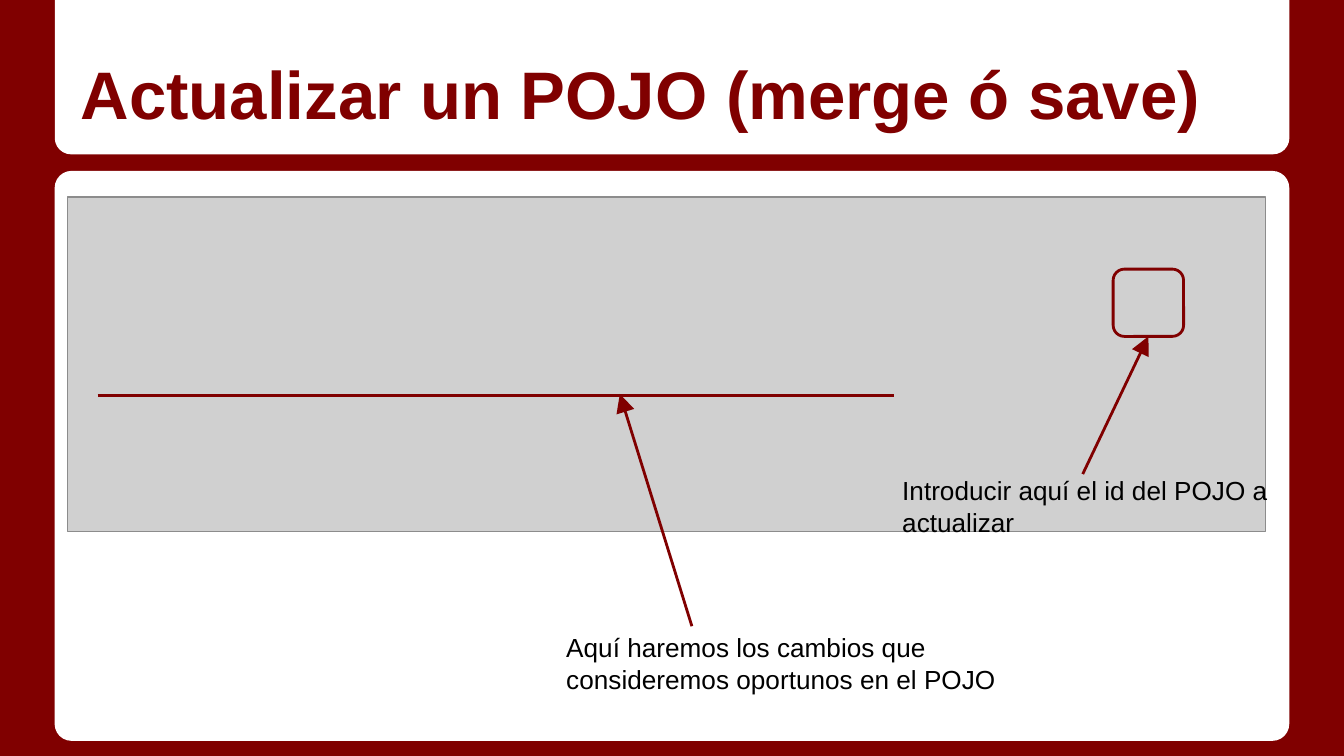
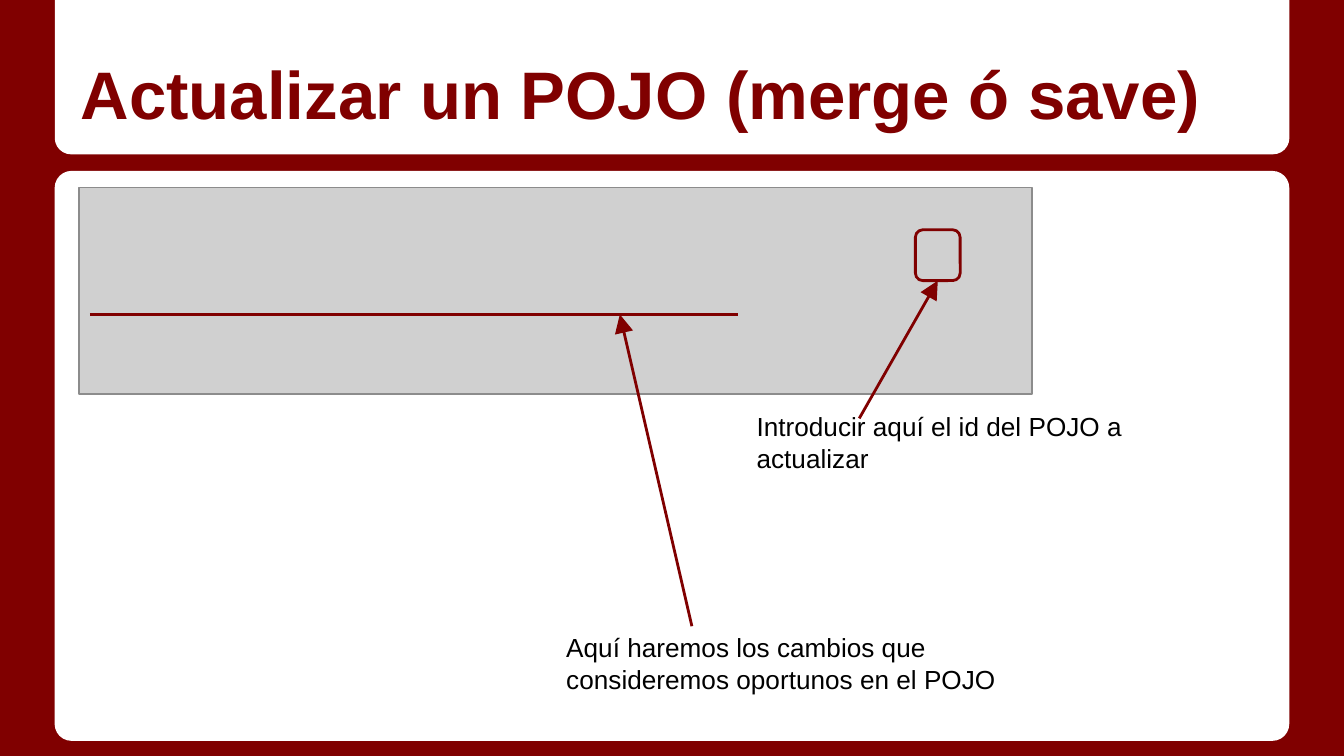
Before and after one commit to Gmuela/Apuntes, a slide deck: slide 13 of Servidor/Temas/2_1 - Persistencia con Hibernate.pptx (slide 11 before the commit). Drawn at 1344x756 pixels with LibreOffice and Linux fonts; fonts in the diff are those of the drawing; grey boxes stand for pictures. Boxes give left, top, right and bottom in pixels: in the first picture for what was removed or moved away, otherwise in the second. Text is boxed around its words. In the diff, an @@ line names an element or a change of style, - is before the commit and + after.

```diff
--- a/Servidor/Temas/2_1 - Persistencia con Hibernate.pptx
+++ b/Servidor/Temas/2_1 - Persistencia con Hibernate.pptx
@@ picture resized from (x1=67, y1=198, x2=1265, y2=532) to (x1=79, y1=188, x2=1032, y2=395) @@
@@ rounded rectangle resized from (x1=1113, y1=269, x2=1183, y2=336) to (x1=915, y1=230, x2=960, y2=281) @@
@@ arrow moved from (1083, 474) - (1148, 336) to (859, 418) - (938, 281) @@
@@ line moved from (98, 395) - (894, 395) to (90, 314) - (738, 314) @@
@@ arrow moved from (692, 626) - (620, 394) to (692, 626) - (620, 314) @@
@@ text "Introducir aquí el id del ..." rewrapped from (x1=902, y1=479, x2=1268, y2=538) to (x1=757, y1=415, x2=1122, y2=469) @@
```
Also in this commit, not shown: 5 other slides changed, 2 slides added, 1 other file.
